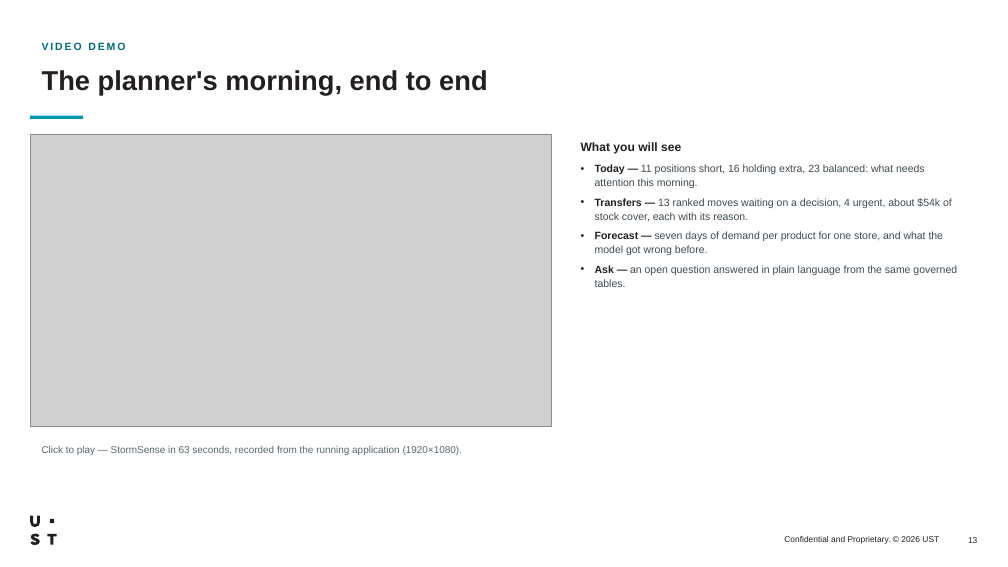
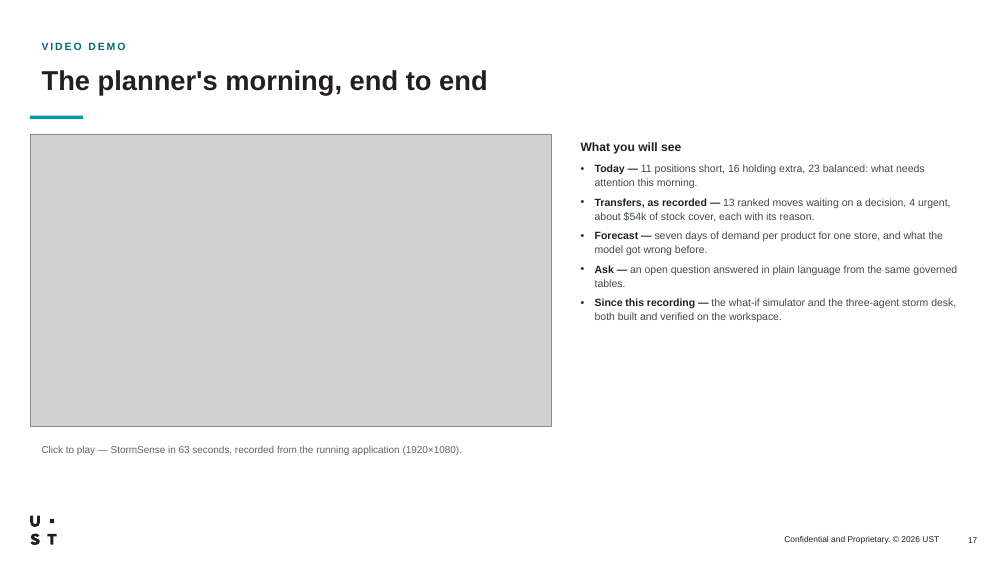
Before and after one commit to workatustadarshajay/STORMSENSE, a slide deck: slide 17 of StormSense-Databricks-Hackathon.pptx (slide 13 before the commit). Drawn at 1008x567 pixels with LibreOffice and Linux fonts; fonts in the diff are those of the drawing; grey boxes stand for pictures. Boxes give left, top, right and bottom in pixels: in the first picture for what was removed or moved away, otherwise in the second. Text is boxed around its words. In the diff, an @@ line names an element or a change of style, - is before the commit and + after.

```diff
--- a/StormSense-Databricks-Hackathon.pptx
+++ b/StormSense-Databricks-Hackathon.pptx
@@ text at [595, 198, 951, 222]: text changed @@
-• Transfers — 13 ranked moves waiting on a decision, 4 urgent, about $54k of stock cover, each with its reason.
+• Transfers, as recorded — 13 ranked moves waiting on a decision, 4 urgent, about $54k of stock cover, each with its reason.
@@ text at [595, 298, 956, 322]: paragraph added @@
+• Since this recording — the what-if simulator and the three-agent storm desk, both built and verified on the workspace.
@@ page number at [968, 537, 977, 543]: text changed @@
-13
+17
```
Also in this commit, not shown: 9 other slides changed, 5 slides added, 4 other files.
